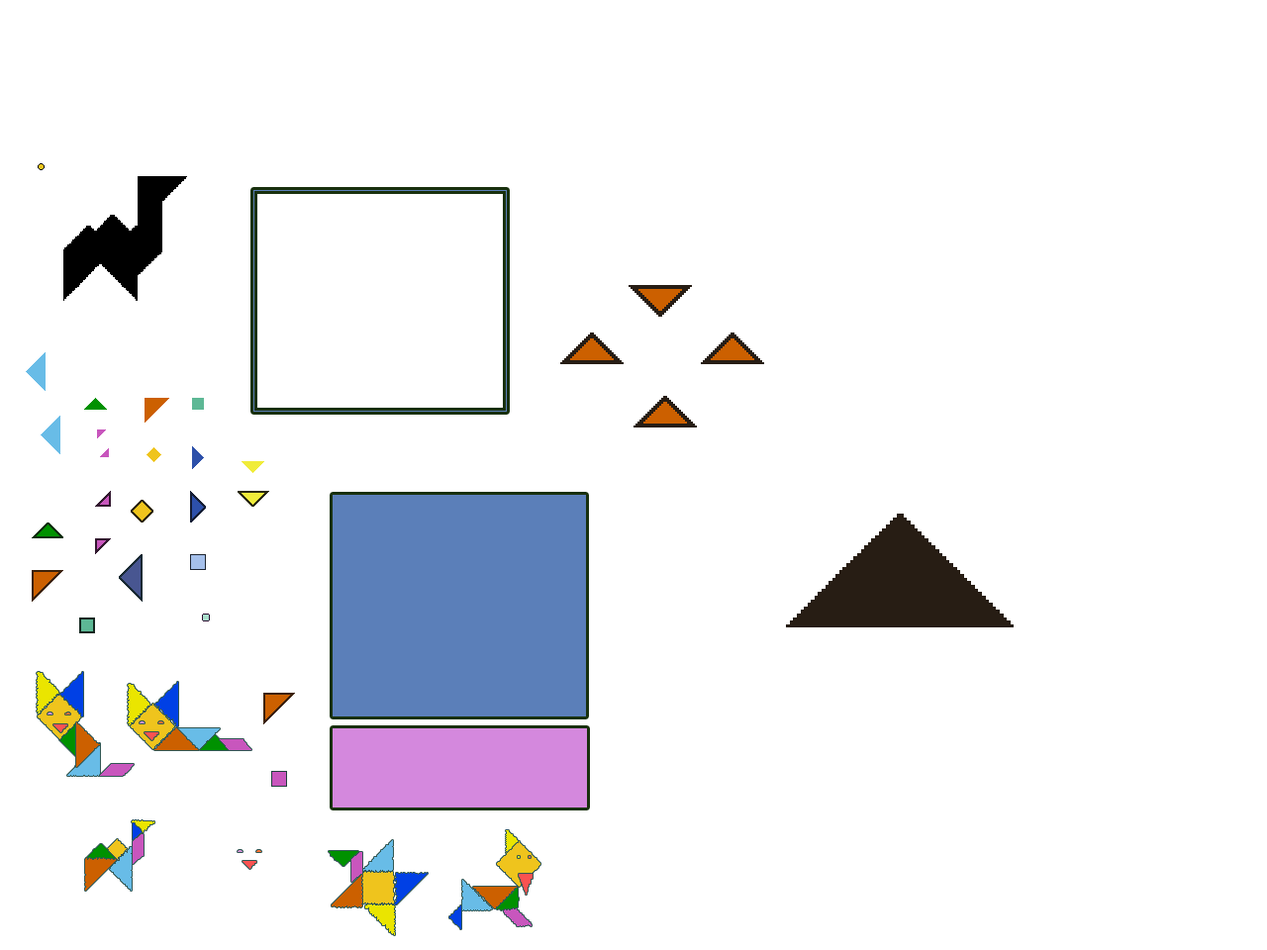
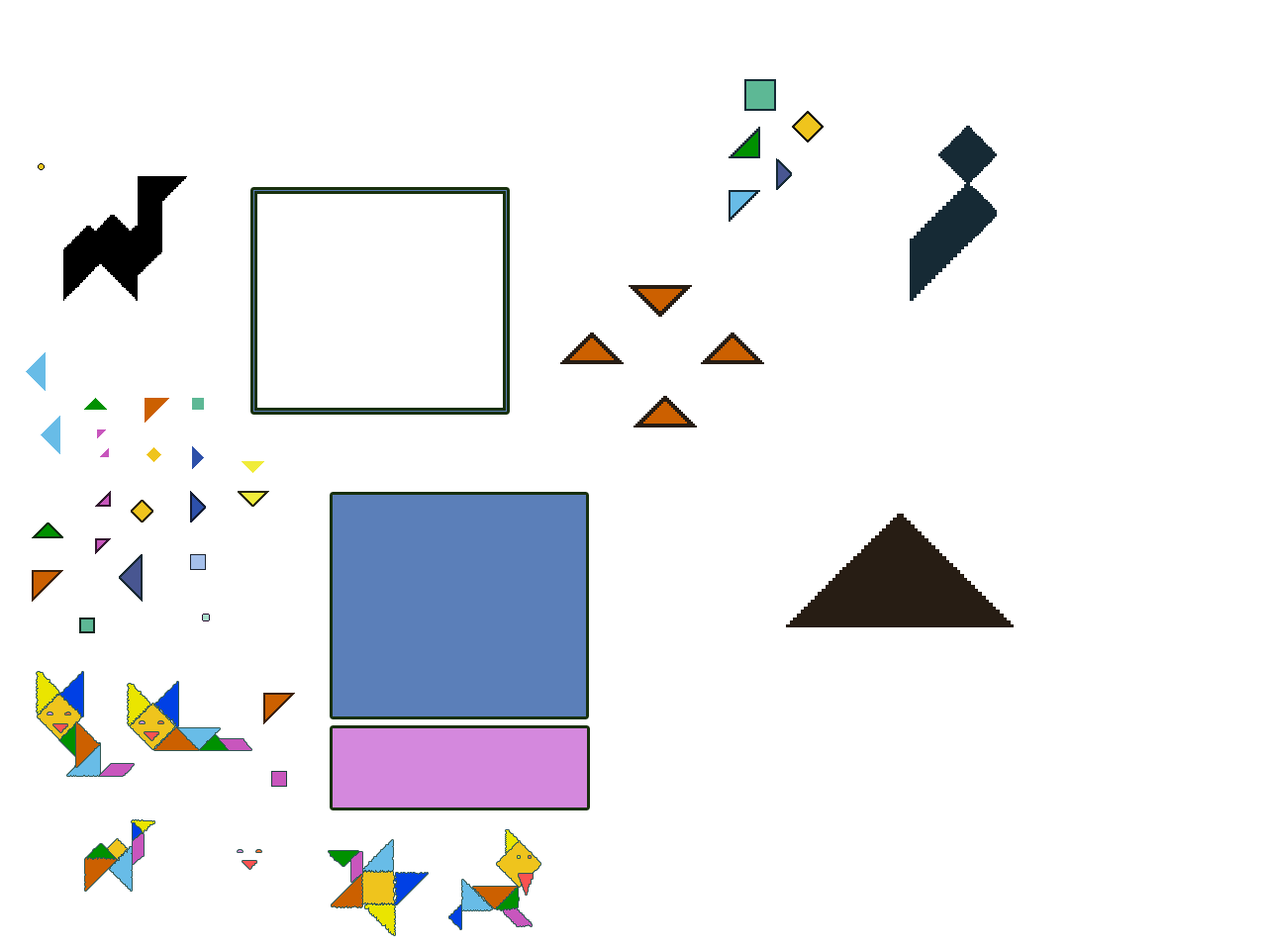
The second w=1267, h=950 image is a revision of the first. Changes to its layers:
added layer "Слой 7" above "Прямоугольник 1 копия" over (909, 125, 997, 301)
added layer "Прямоугольник 1 копия" (1st of 2) above "Слой 4" over (791, 110, 824, 143)
added layer "Прямоугольник 1" (2nd of 2) above "Многоугольник 1 копия 20" over (744, 79, 776, 111)
added layer "Многоугольник 1 копия 20" (2nd of 2) above "Многоугольник 1 копия 7" over (775, 158, 792, 191)
added layer "Многоугольник 1 копия 7" (7th of 7) above "Многоугольник 1 копия 14" over (728, 126, 761, 159)
added layer "Многоугольник 1 копия 14" (2nd of 2) above "Эллипс 2" over (728, 190, 761, 222)
